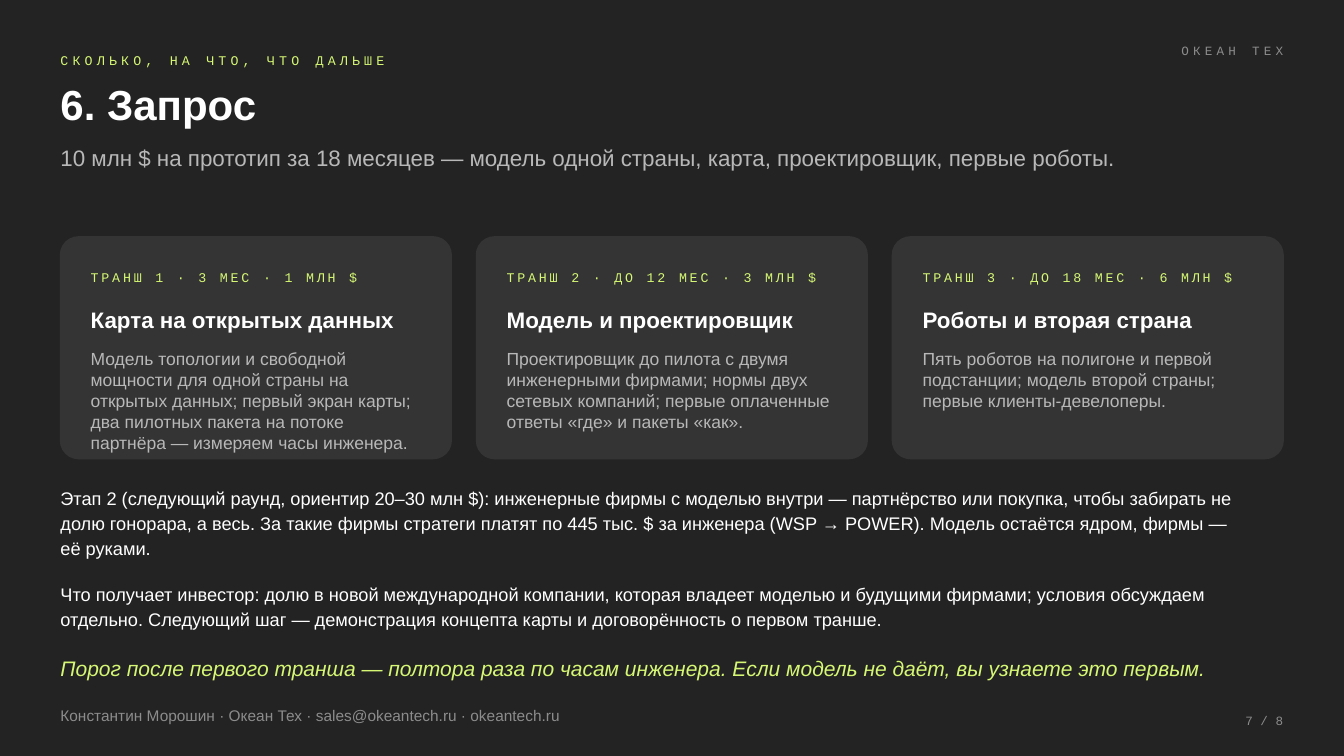
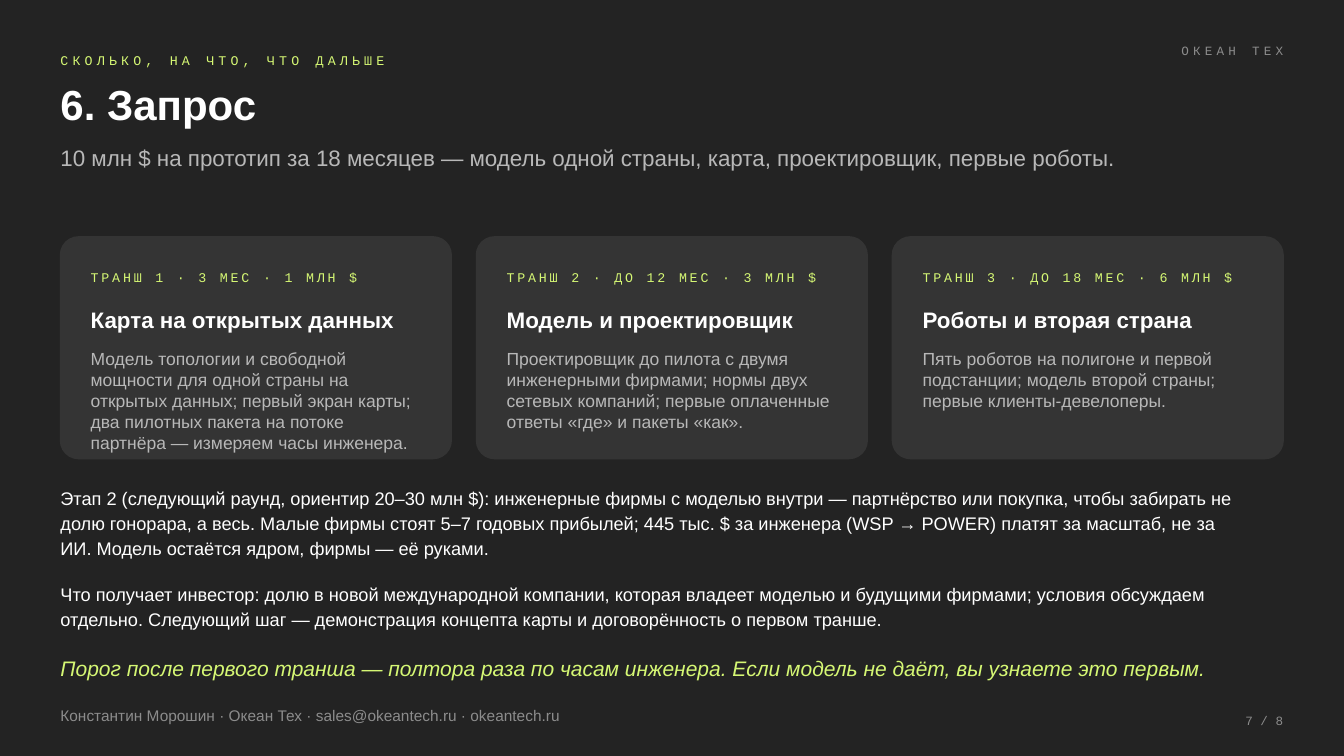
Before and after one commit to komoroshin/research, a slide deck: slide 7 of ai-case-library/research/ventures/grid-vision2-deck.pptx. Drawn at 1344x756 pixels with LibreOffice and Linux fonts; fonts in the diff are those of the drawing. Boxes give left, top, right and bottom in pixels: in the first picture for what was removed or moved away, otherwise in the second. Text is boxed around its words. In the diff, an @@ line names an element or a change of style, - is before the commit and + after.

```diff
--- a/ai-case-library/research/ventures/grid-vision2-deck.pptx
+++ b/ai-case-library/research/ventures/grid-vision2-deck.pptx
@@ text at bbox=[60, 491, 1231, 559]: text changed @@
-Этап 2 (следующий раунд, ориентир 20–30 млн $): инженерные фирмы с моделью внутри — партнёрство или покупка, чтобы забирать не долю гонорара, а весь. За такие фирмы стратеги платят по 445 тыс. $ за инженера (WSP → POWER). Модель остаётся ядром, фирмы — её руками.
+Этап 2 (следующий раунд, ориентир 20–30 млн $): инженерные фирмы с моделью внутри — партнёрство или покупка, чтобы забирать не долю гонорара, а весь. Малые фирмы стоят 5–7 годовых прибылей; 445 тыс. $ за инженера (WSP → POWER) платят за масштаб, не за ИИ. Модель остаётся ядром, фирмы — её руками.
```
Also in this commit, not shown: 1 other slide changed, 48 other files.
